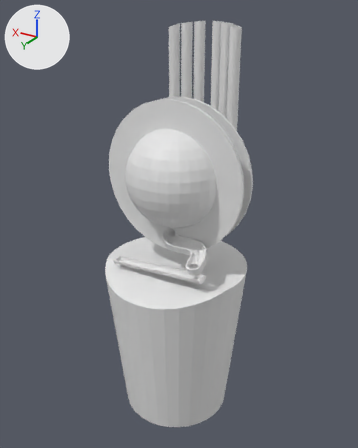
An edit to the glTF model front/public/models/ballcase2.glb, drawn before and after from the same camera.
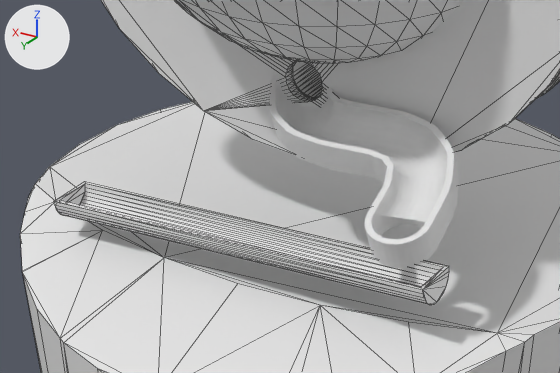
Each version appears first whole from a 50 mm lens placed at (-4.8, 7.91, 2.97), pointed at (0.02, -0.11, -1.05), and next in a close-up on the part from 28% to 65% of the width and 48% to 67% of the height. The axes (+X, +Y, +Z) are drawn at upper left. The lights are the same throughout. The close-ups show mesh edges as thin lines. Where no turn or scale is listed for an object, it has been applied to the vertices. Vertices at the same position are counted once.

The older version as bpy lines, for what is in view:
```python
me_circle_002 = bpy.data.meshes.new('Circle.002')
me_circle_002.from_pydata(...)  # 128 vertices, 256 faces; spans x -1.5..1.5, y 0.0..0.06, z -1.5..1.5
me_cylinder_009 = bpy.data.meshes.new('Cylinder.009')
me_cylinder_009.from_pydata(...)  # 68 vertices, 132 faces; spans x 0.0..1.0, y -1.0..1.0, z -1.0..1.0
me_cylinder_043 = bpy.data.meshes.new('Cylinder.043')
me_cylinder_043.from_pydata(...)  # 142 vertices, 306 faces; spans x -0.15..0.15, y -0.16..0.16, z -0.15..0.127
ob_ballcatcher3 = bpy.data.objects.new('BallCatcher3', me_cylinder_043)
ob_ballcatcher3.location = (0.0, 0.0, -1.1)
ob_ballcatcherguider1 = bpy.data.objects.new('BallCatcherGuider1', me_circle_002)
ob_ballcatcherguider1.location = (0.0, 0.16, 0.0)
ob_resultcase = bpy.data.objects.new('ResultCase', me_cylinder_009)
ob_resultcase.location = (0.0, 0.75, -1.65)
ob_resultcase.rotation_euler = (0.0, 1.623, 0.0)  # degrees (0, 93, 0)
ob_resultcase.scale = (0.12, 0.12, 1.0)
# also in view: 'BallCase' at (0.0, 0.01, 0.0); '\x08MainSupport' at (0.03, -0.01, -3.59); 'ResultGuider' at (-0.42, 0.59, -1.3)
```
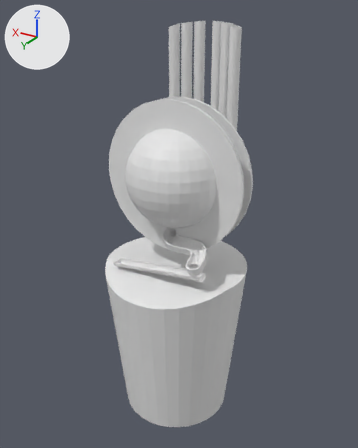
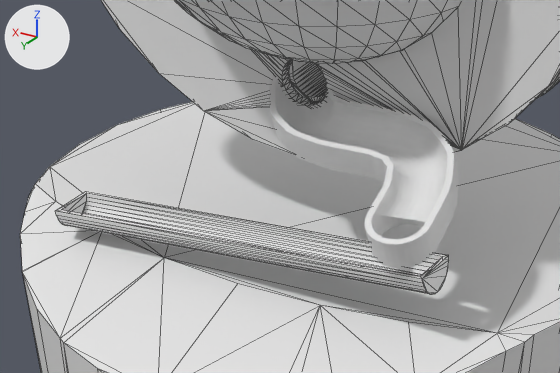
Commit message: ball test2

The change, as a list of edits to the scene's bpy script:
```text
Change me_circle_002:
    used by ob_ballcatcherguider1; location = (0.0, 0.16, 0.0)
    remove me_circle_002.from_pydata(...)  # 128 vertices, 256 faces; spans x -1.5..1.5, y 0.0..0.06, z -1.5..1.5
    add me_circle_002.from_pydata(...)  # 288 vertices, 580 faces; spans x -1.5..1.5, y 0.0..0.06, z -1.5..1.5
    me_circle_002 part 1: 5 vertices moved from x -0.09..-0.04, y 0.06, z -1.19..-1.14 to x -0.08..0.0, y 0.06, z -1.22..-1.18; 59 vertices removed from x -0.1..0.1, y 0.0..0.06, z -1.2..-1.0; 219 vertices added at x -0.98..0.98, y 0.0..0.06, z -1.22..0.98
Change ob_resultcase:
    ob_resultcase.rotation_euler: (0.0, 1.623, 0.0) -> (0.0, 1.676, 0.0)  # degrees (0, 93, 0) -> degrees (0, 96, 0)
```

Changed parts and their boxes (x1, y1, x2, y2) in the close-ups (560 x 373 px):
'ResultCase', turned: before (54, 181, 449, 305); after (55, 191, 449, 295)
part 1 of me_circle_002, built on: before (120, 0, 488, 123); after (104, 0, 497, 152)
